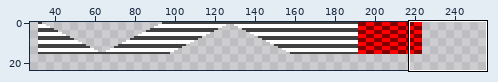
Pixel-art file -- assets/Environment/tm_env.aseprite. The picture above shows the old version from afar; the outline marks the close-up.
Close-up. Earlier state:
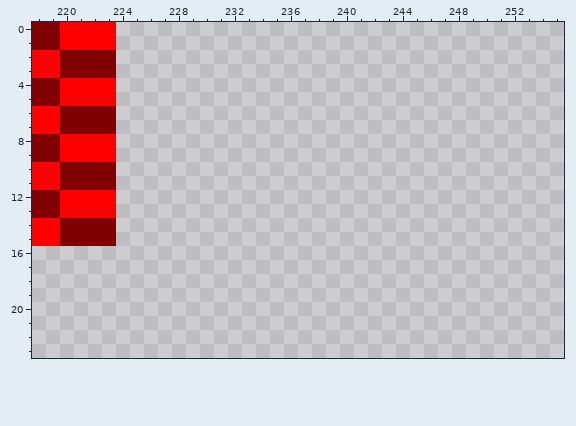
256x128 pixels, 1 frame. Shown: x 218..255, y 0..23. The wide view leaves out empty margins.
The result:
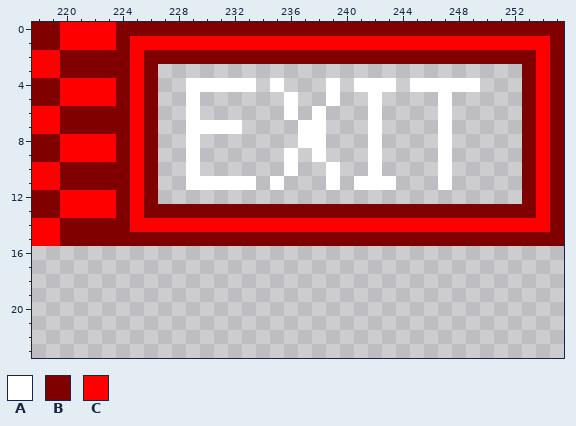
Palette (. is transparent): A #ffffff  B #800000  C #ff0000
Changes in this commit:
@@ x 218..255 @@
- 0 BBCCCC................................
- 1 BBCCCC................................
- 2 CCBBBB................................
- 3 CCBBBB................................
- 4 BBCCCC................................
- 5 BBCCCC................................
- 6 CCBBBB................................
- 7 CCBBBB................................
- 8 BBCCCC................................
- 9 BBCCCC................................
-10 CCBBBB................................
-11 CCBBBB................................
-12 BBCCCC................................
-13 BBCCCC................................
-14 CCBBBB................................
-15 CCBBBB................................
+ 0 BBCCCCBBBBBBBBBBBBBBBBBBBBBBBBBBBBBBBB
+ 1 BBCCCCBCCCCCCCCCCCCCCCCCCCCCCCCCCCCCCB
+ 2 CCBBBBBCBBBBBBBBBBBBBBBBBBBBBBBBBBBBCB
+ 3 CCBBBBBCB..........................BCB
+ 4 BBCCCCBCB..AAAAA.A...A.AAA.AAAAA...BCB
+ 5 BBCCCCBCB..A......A..A..A....A.....BCB
+ 6 CCBBBBBCB..A......A.A...A....A.....BCB
+ 7 CCBBBBBCB..AAAA....AA...A....A.....BCB
+ 8 BBCCCCBCB..A.......AA...A....A.....BCB
+ 9 BBCCCCBCB..A......A.A...A....A.....BCB
+10 CCBBBBBCB..A......A..A..A....A.....BCB
+11 CCBBBBBCB..AAAAA.A...A.AAA...A.....BCB
+12 BBCCCCBCB..........................BCB
+13 BBCCCCBCBBBBBBBBBBBBBBBBBBBBBBBBBBBBCB
+14 CCBBBBBCCCCCCCCCCCCCCCCCCCCCCCCCCCCCCB
+15 CCBBBBBBBBBBBBBBBBBBBBBBBBBBBBBBBBBBBB
 16 ......................................
Changed places in both close-ups, as pixel boxes (x1, y1, x2, y2):
added: (116, 22, 564, 246)
